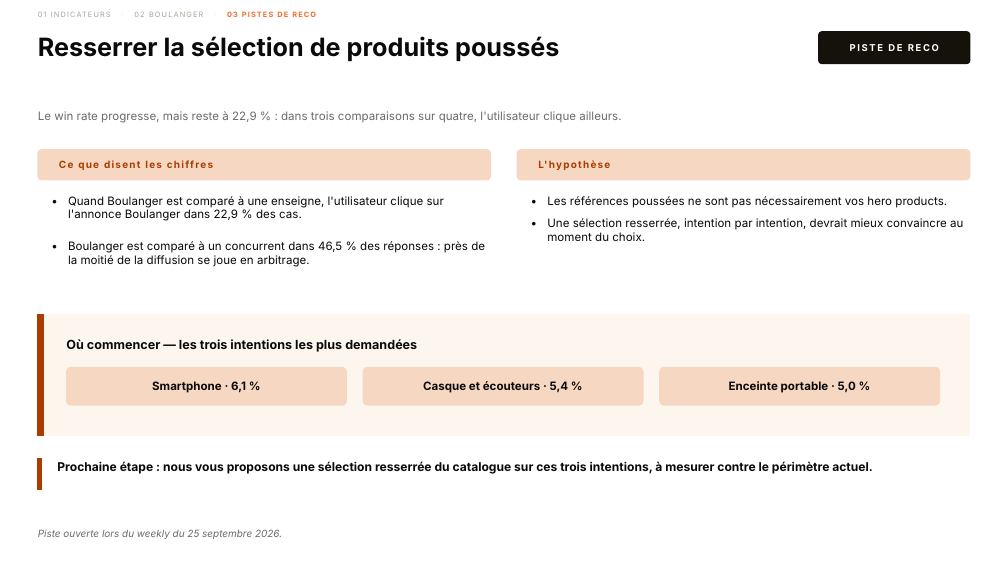
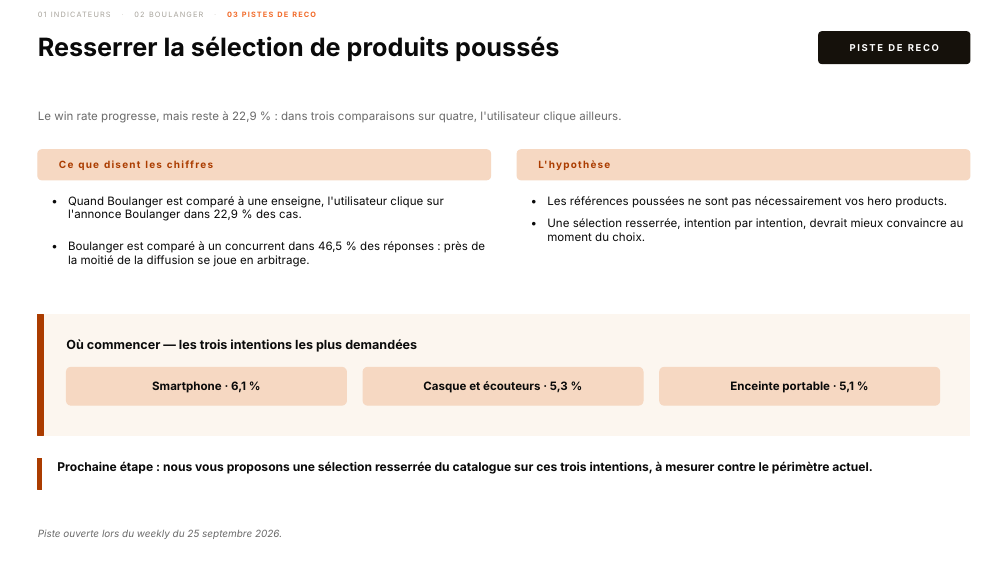
Before and after one commit to stephanemonmarson-creator/Lemrock, a slide deck: slide 10 of 20261001_Rapport_Boulanger_Hebdo.pptx. Drawn at 1008x567 pixels with LibreOffice and Linux fonts; fonts in the diff are those of the drawing. Boxes give left, top, right and bottom in pixels: in the first picture for what was removed or moved away, otherwise in the second. Text is boxed around its words. In the diff, an @@ line names an element or a change of style, - is before the commit and + after.

```diff
--- a/20261001_Rapport_Boulanger_Hebdo.pptx
+++ b/20261001_Rapport_Boulanger_Hebdo.pptx
@@ text at box(423, 381, 568, 393): text changed @@
-Casque et écouteurs · 5,4 %
+Casque et écouteurs · 5,3 %
@@ text at box(730, 381, 854, 393): text changed @@
-Enceinte portable · 5,0 %
+Enceinte portable · 5,1 %
```
Also in this commit, not shown: 3 other slides changed.
